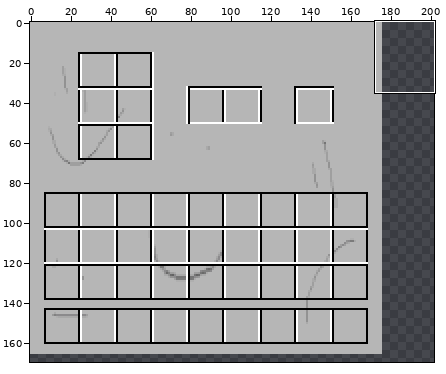
File history of a sprite sheet, src/main/resources/assets/eurekacraft/textures/screens/ref_table_screen.png. Above, an overview of the earlier version with the close-up marked.
Close-up. Before the commit:
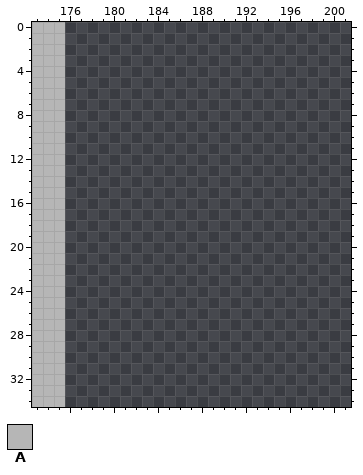
The file is 256x256 pixels. Colours within 5 levels of each other are drawn and written as one. Shown: x 173..201, y 0..34. The wide view leaves out empty margins.
Palette (. is transparent): A #b6b6b6
Pixels before, first column x 173:
 0 AAA
 1 AAA
 2 AAA
 3 AAA
 4 AAA
 5 AAA
 6 AAA
 7 AAA
 8 AAA
 9 AAA
10 AAA
11 AAA
12 AAA
13 AAA
14 AAA
15 AAA
16 AAA
17 AAA
18 AAA
19 AAA
20 AAA
21 AAA
22 AAA
23 AAA
24 AAA
25 AAA
26 AAA
27 AAA
28 AAA
29 AAA
30 AAA
31 AAA
32 AAA
33 AAA
34 AAA
Now the later version:
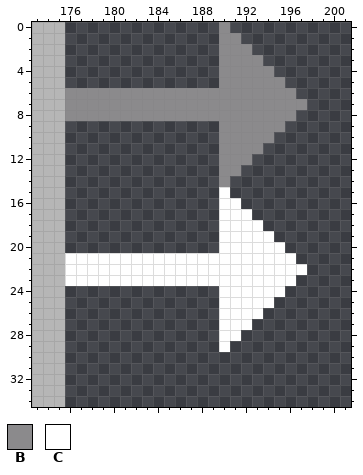
Colours new in this view: B #8b8a8c  C #ffffff
From old to new:
y 0: x 190 . -> B
y 1: x 190..191 .. -> BB
y 2: x 190..192 ... -> BBB
y 3: x 190..193 .... -> BBBB
y 4: x 190..194 ..... -> BBBBB
y 5: x 190..195 ...... -> BBBBBB
y 6: x 176..196 ..................... -> BBBBBBBBBBBBBBBBBBBBB
y 7: x 176..197 ...................... -> BBBBBBBBBBBBBBBBBBBBBB
y 8: x 176..196 ..................... -> BBBBBBBBBBBBBBBBBBBBB
y 9: x 190..195 ...... -> BBBBBB
y 10: x 190..194 ..... -> BBBBB
y 11: x 190..193 .... -> BBBB
y 12: x 190..192 ... -> BBB
y 13: x 190..191 .. -> BB
y 14: x 190 . -> B
y 15: x 190 . -> C
y 16: x 190..191 .. -> CC
y 17: x 190..192 ... -> CCC
y 18: x 190..193 .... -> CCCC
y 19: x 190..194 ..... -> CCCCC
y 20: x 190..195 ...... -> CCCCCC
y 21: x 176..196 ..................... -> CCCCCCCCCCCCCCCCCCCCC
y 22: x 176..197 ...................... -> CCCCCCCCCCCCCCCCCCCCCC
y 23: x 176..196 ..................... -> CCCCCCCCCCCCCCCCCCCCC
y 24: x 190..195 ...... -> CCCCCC
y 25: x 190..194 ..... -> CCCCC
y 26: x 190..193 .... -> CCCC
y 27: x 190..192 ... -> CCC
y 28: x 190..191 .. -> CC
y 29: x 190 . -> C
Changed places in both close-ups, as pixel boxes (x1, y1, x2, y2):
added: (65, 22, 307, 352)
